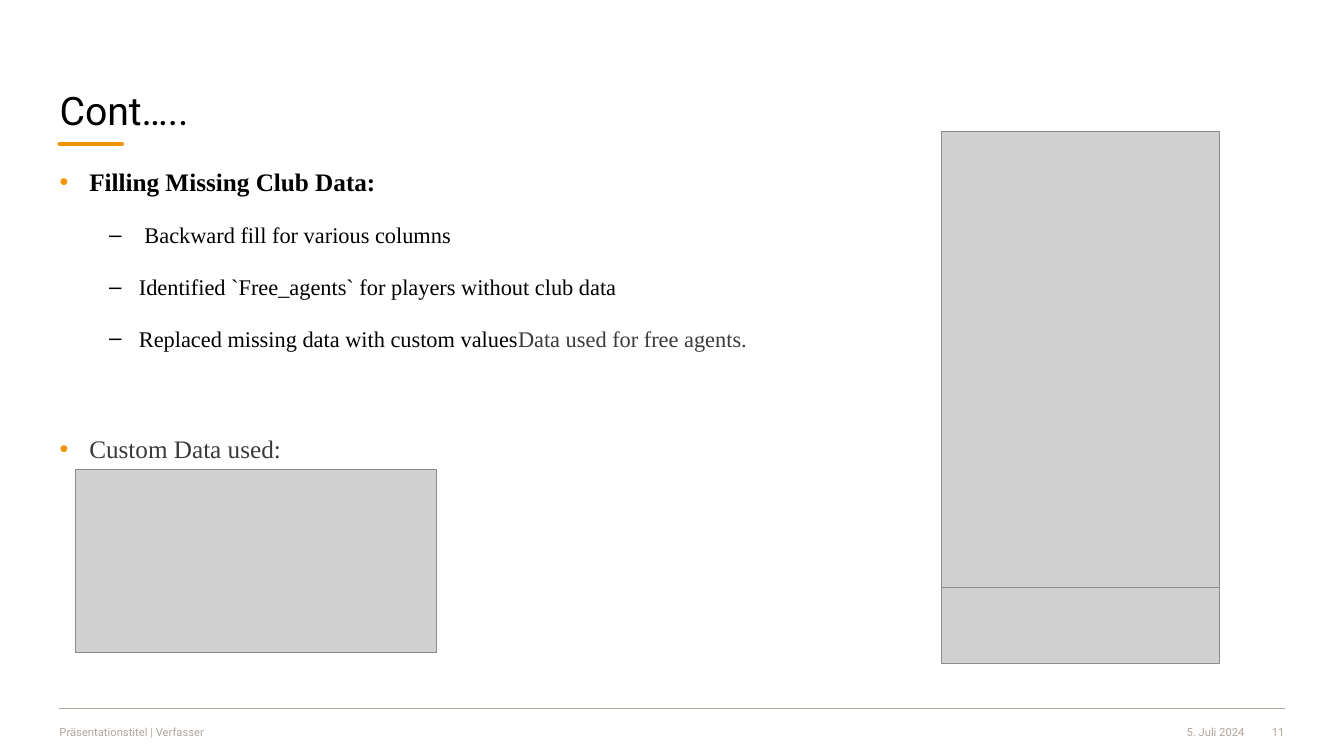
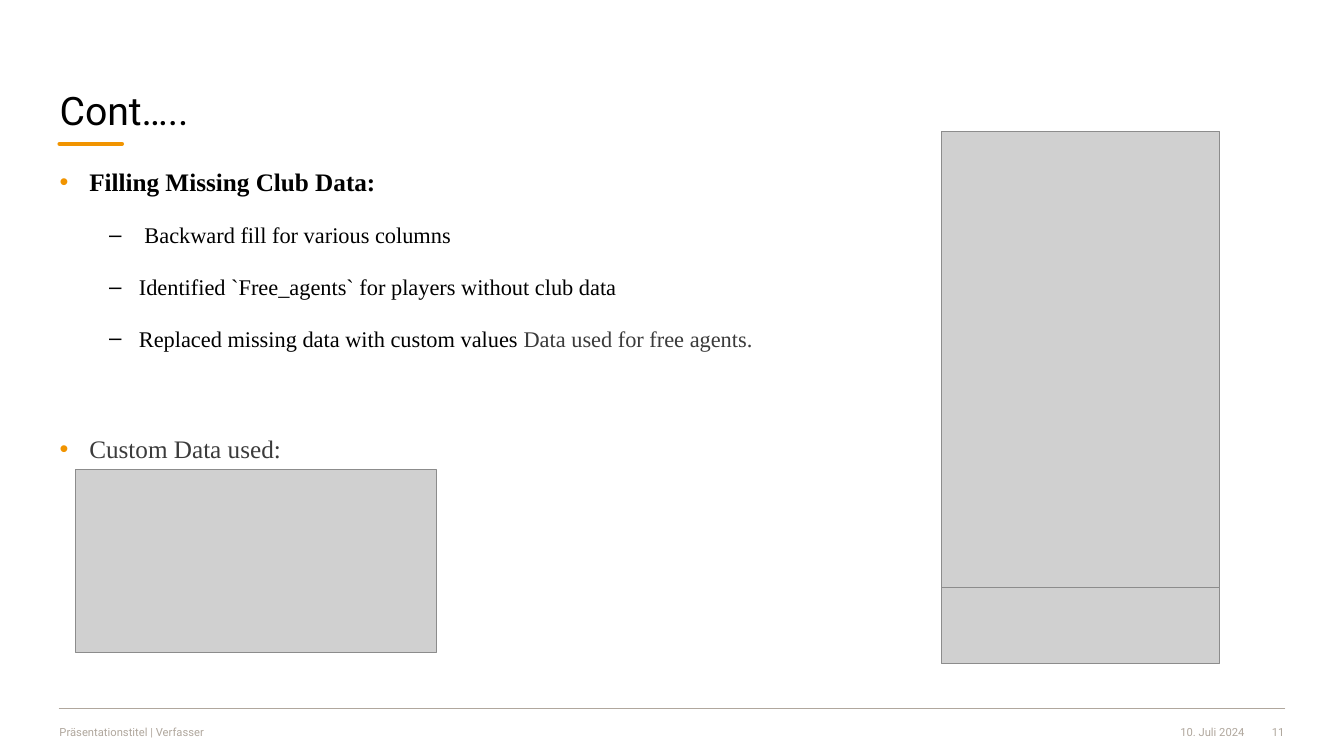
Before and after one commit to kashif003/Working_projects, a slide deck: slide 11 of programming starter/prs/programming starter.pptx. Drawn at 1344x756 pixels with LibreOffice and Linux fonts; fonts in the diff are those of the drawing; grey boxes stand for pictures; background and template pictures are left out. Boxes give left, top, right and bottom in pixels: in the first picture for what was removed or moved away, otherwise in the second. Text is boxed around its words. In the diff, an @@ line names an element or a change of style, - is before the commit and + after.

```diff
--- a/programming starter/prs/programming starter.pptx
+++ b/programming starter/prs/programming starter.pptx
@@ text at <box>139,331,753,352</box>: spaces changed @@
-  – Replaced missing data with custom valuesData used for free agents.
+  – Replaced missing data with custom values Data used for free agents.
@@ text at <box>1180,728,1244,736</box>: text changed @@
-5. Juli 2024
+10. Juli 2024
```
Also in this commit, not shown: 33 other slides changed, 1 other file.
